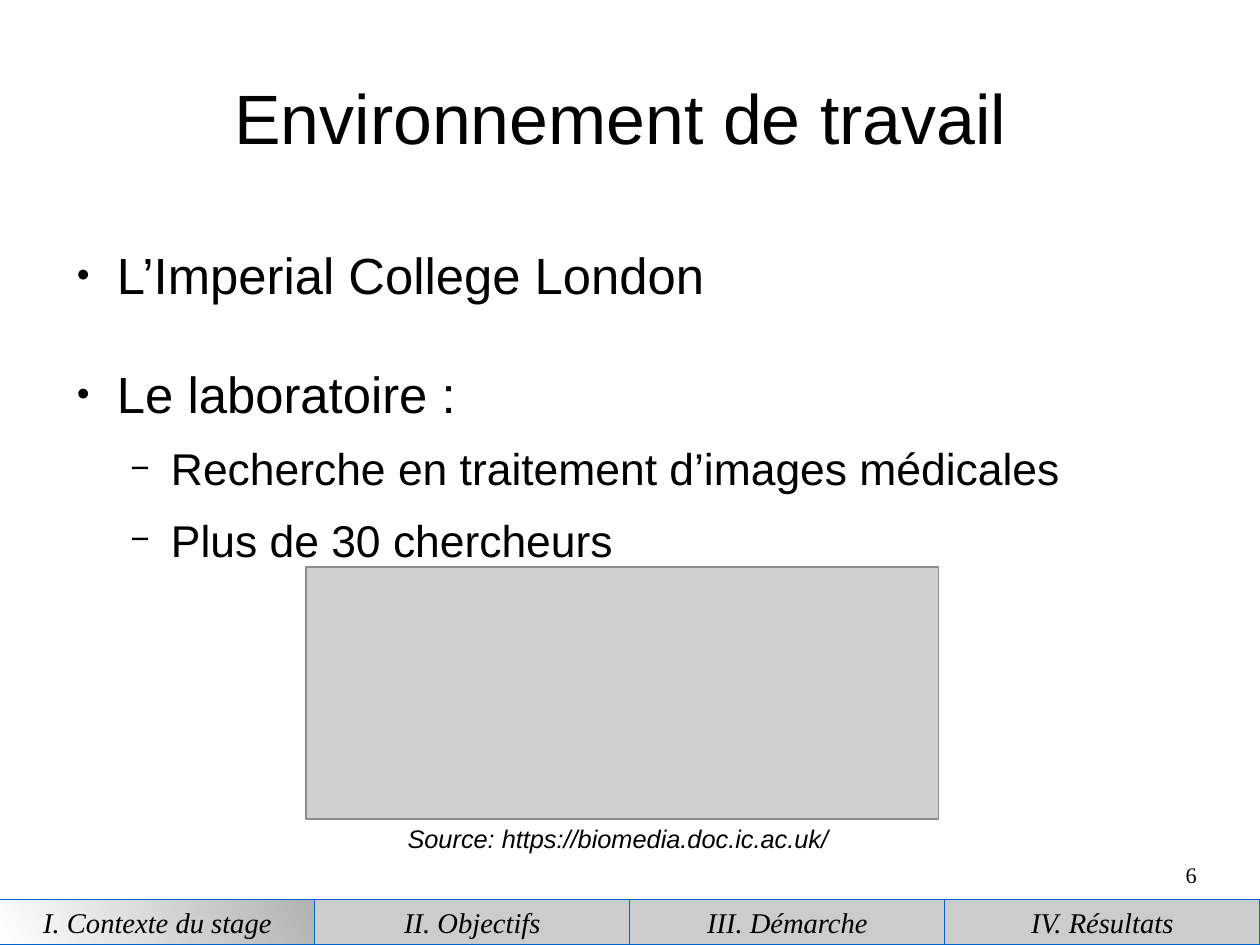
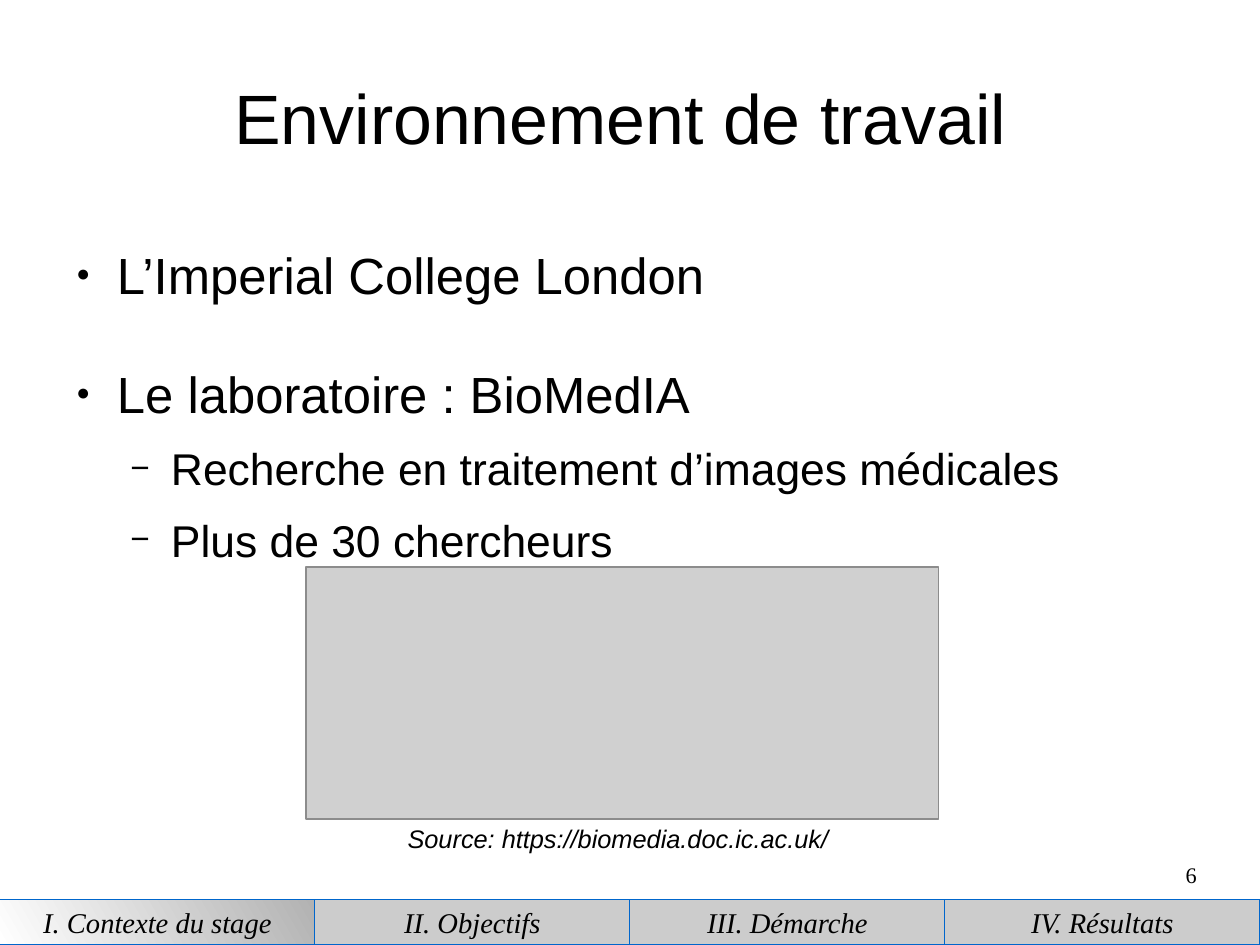
Before and after one commit to piatf/Report-2016-interniship-BioMedIA, a slide deck: slide 6 of presentation.odp. Drawn at 1260x945 pixels with LibreOffice and Linux fonts; fonts in the diff are those of the drawing; grey boxes stand for pictures. Boxes give left, top, right and bottom in pixels: in the first picture for what was removed or moved away, otherwise in the second. Text is boxed around its words. In the diff, an @@ line names an element or a change of style, - is before the commit and + after.

```diff
--- a/presentation.odp
+++ b/presentation.odp
@@ text at (117,376,690,414): text changed @@
-● Le laboratoire :
+● Le laboratoire : BioMedIA
```
Also in this commit, not shown: 13 other slides changed, 5 slides added, 1 slide removed.
